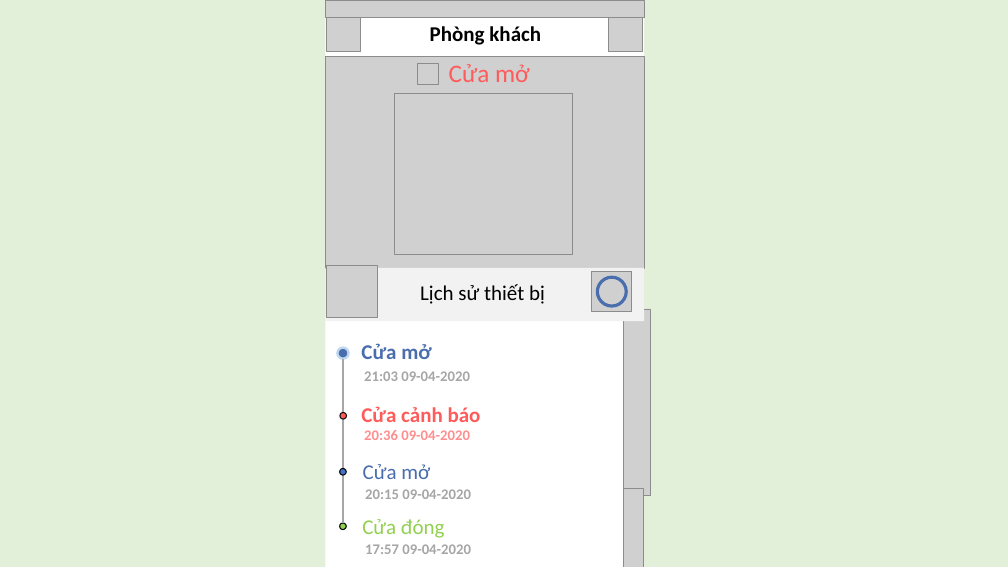
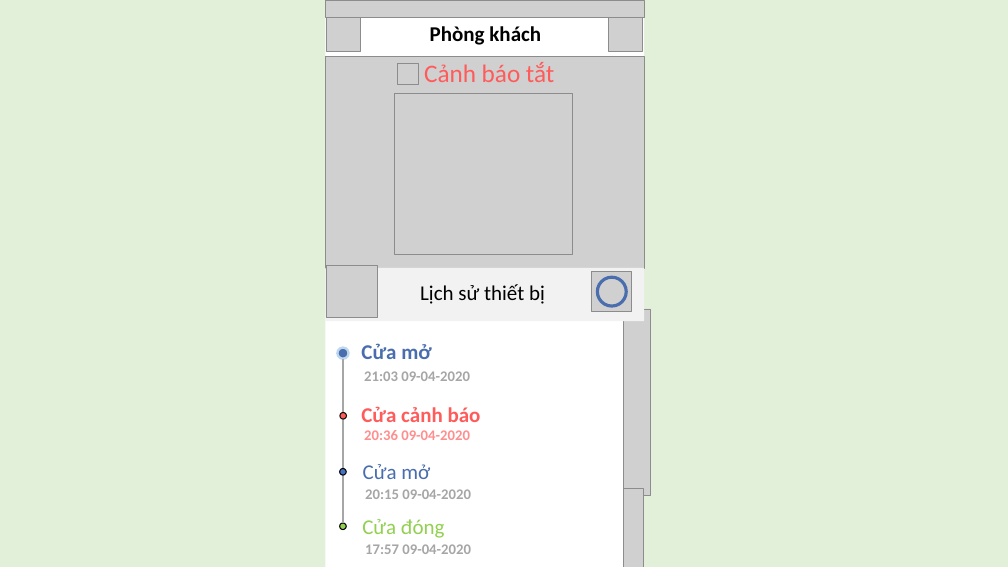
Before and after one commit to thanhtung2105/CA-SS-mobile-interface-design, a slide deck: slide 4 of CA-SS_mobile_interface_idea/CA-SS_mobile_interface_idea.pptx. Drawn at 1008x567 pixels with LibreOffice and Linux fonts; fonts in the diff are those of the drawing; grey boxes stand for pictures. Boxes give left, top, right and bottom in pixels: in the first picture for what was removed or moved away, otherwise in the second. Text is boxed around its words. In the diff, an @@ line names an element or a change of style, - is before the commit and + after.

```diff
--- a/CA-SS_mobile_interface_idea/CA-SS_mobile_interface_idea.pptx
+++ b/CA-SS_mobile_interface_idea/CA-SS_mobile_interface_idea.pptx
@@ picture: place and size @@
-picture at (417,64,439,85)
+picture at (397,64,418,85)
@@ text at (424,62,554,82): text changed @@
-Cửa mở
+Cảnh báo tắt
```
Also in this commit, not shown: 3 other slides changed, 5 slides added, 1 slide removed.
